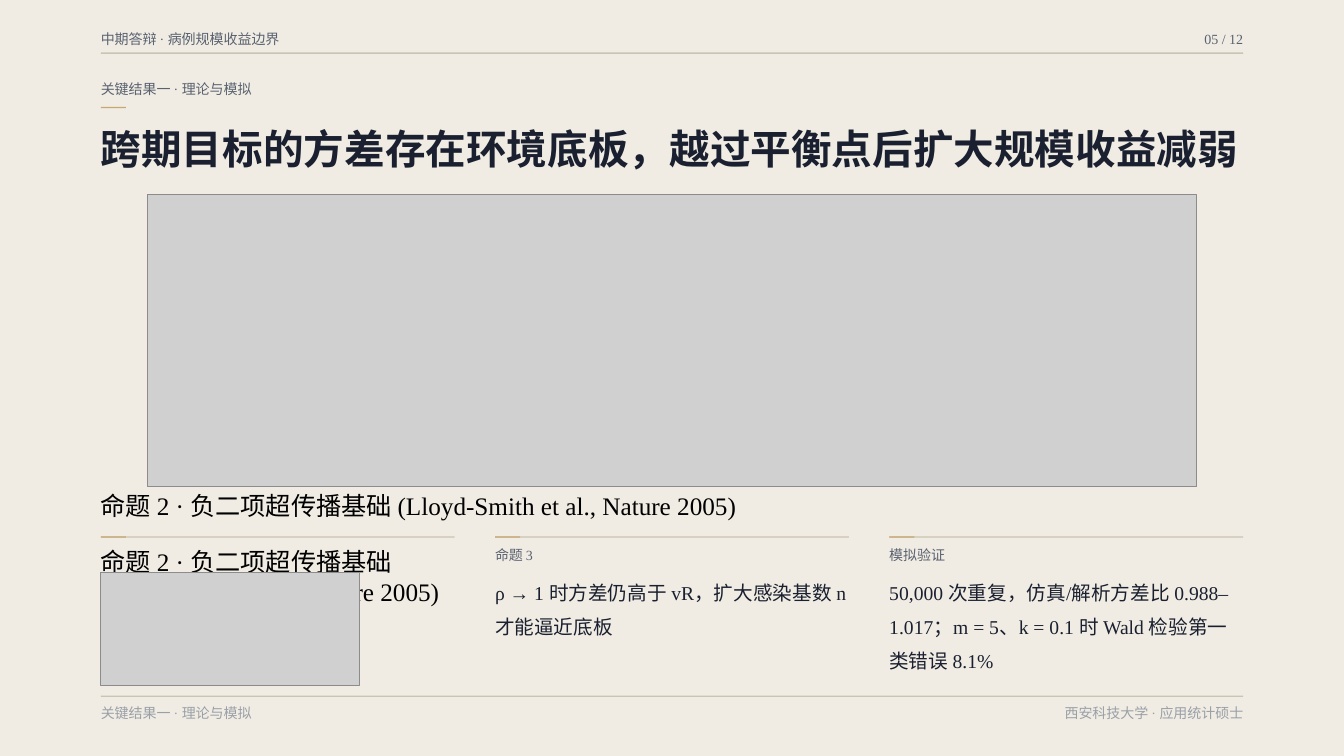
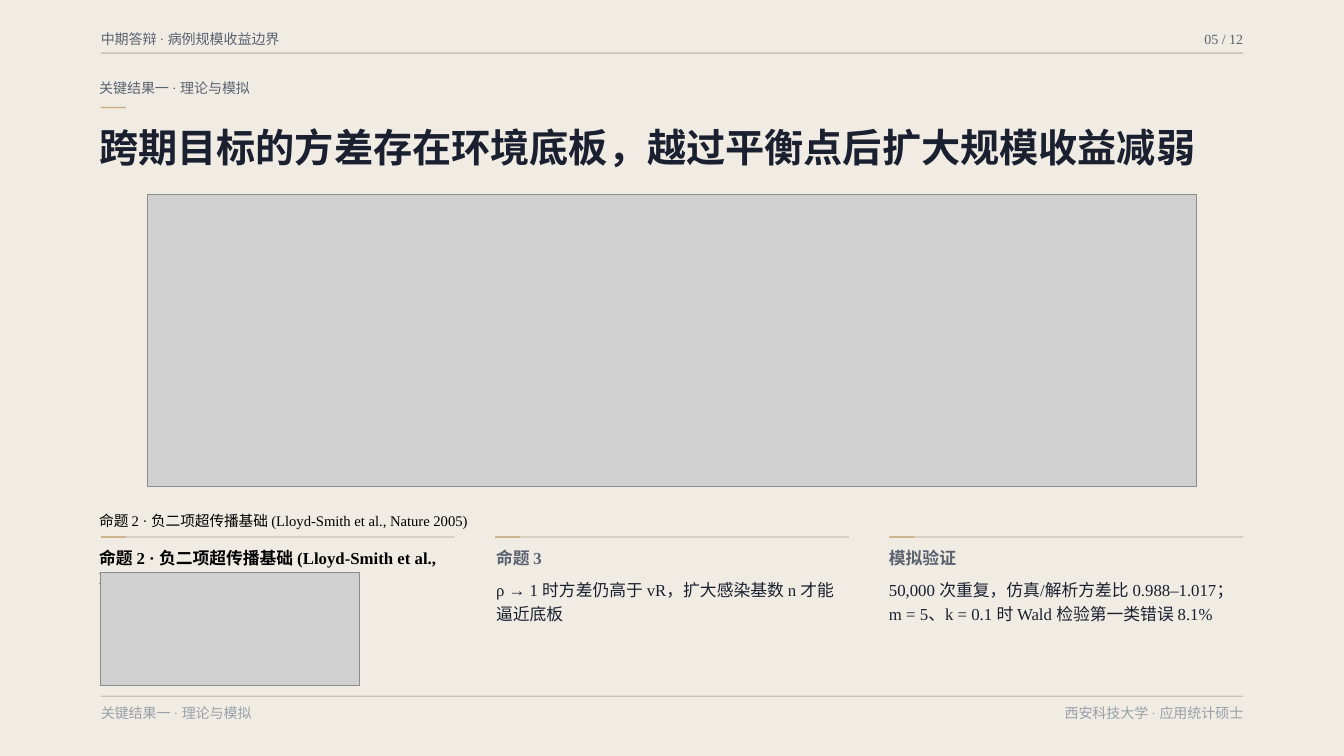
Before and after one commit to wangchi2068/case-count-inference-bottleneck, a slide deck: slide 5 of 中期答辩_精修版.pptx. Drawn at 1344x756 pixels with LibreOffice and Linux fonts; fonts in the diff are those of the drawing; grey boxes stand for pictures. Boxes give left, top, right and bottom in pixels: in the first picture for what was removed or moved away, otherwise in the second. Text is boxed around its words. In the diff, an @@ line names an element or a change of style, - is before the commit and + after.

Commit message:
Harmonize typographic hierarchy and spatial alignment across all slides in defense presentation

```diff
--- a/中期答辩_精修版.pptx
+++ b/中期答辩_精修版.pptx
@@ text "跨期目标的方差存在环境底板，越过平衡点后扩大规模收益减弱" at [99, 128, 1195, 167]: size 29 to 28 pt @@
@@ text "命题 2 · 负二项超传播基础 (Lloyd-Smith ...": place and size @@
-text "命题 2 · 负二项超传播基础 (Lloyd-Smith ..." at [101, 549, 439, 607]
+text "命题 2 · 负二项超传播基础 (Lloyd-Smith ..." at [99, 513, 467, 529]
@@ text "命题 2 · 负二项超传播基础 (Lloyd-Smith ..." at [99, 513, 467, 529]: size 18 to 10.5 pt @@
@@ text "命题 2 · 负二项超传播基础 (Lloyd-Smith ..." at [99, 549, 436, 573]: size 18 to 12 pt, bold on @@
@@ text "命题 3" at [496, 550, 541, 566]: size 10 to 12 pt, bold on @@
@@ text "模拟验证" at [889, 550, 956, 566]: size 10 to 12 pt, bold on @@
@@ text "ρ → 1 时方差仍高于 vR，扩大感染基数 ..." at [496, 582, 834, 622]: size 14 to 12 pt; line spacing 1.45 to 1.2 @@
@@ text "50,000 次重复，仿真/解析方差比 0.988–1.017；m = 5、k ..." at [889, 582, 1234, 622]: size 14 to 12 pt; line spacing 1.45 to 1.2 @@
```
Also in this commit, not shown: 9 other slides changed, 1 other file.
